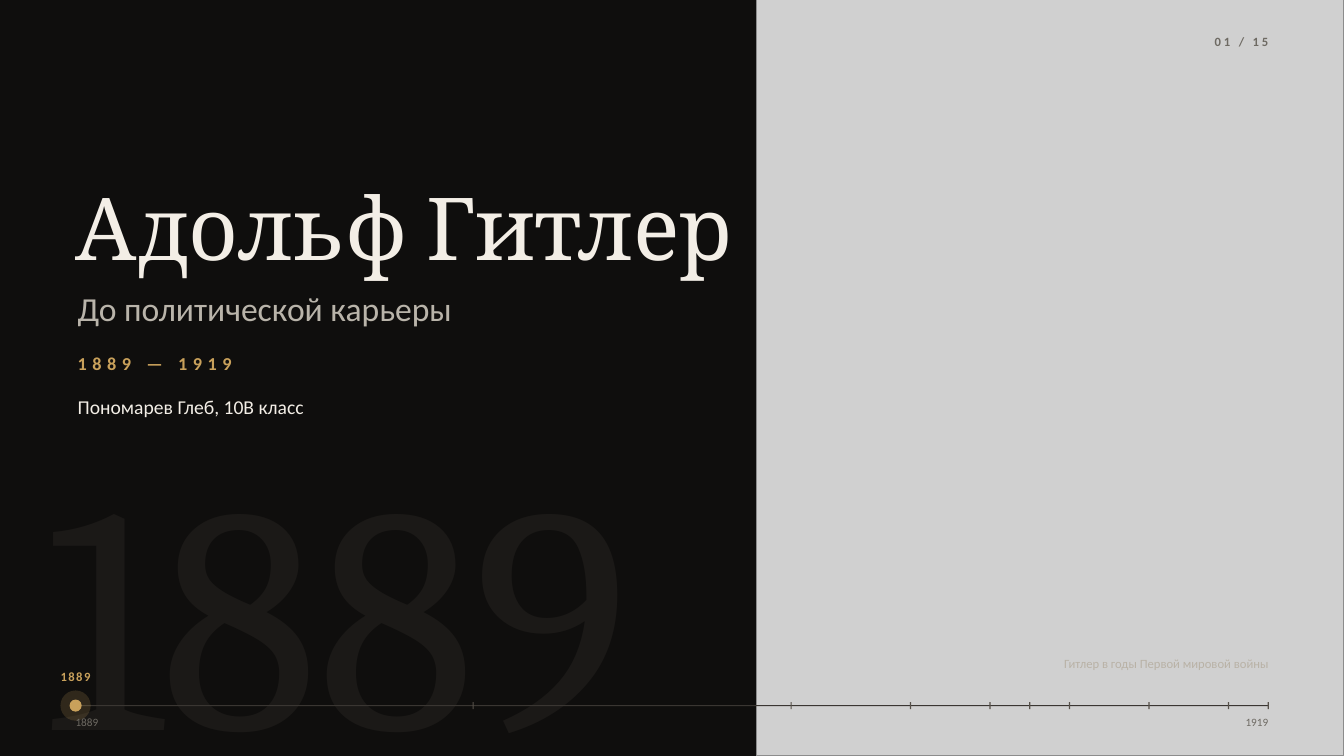
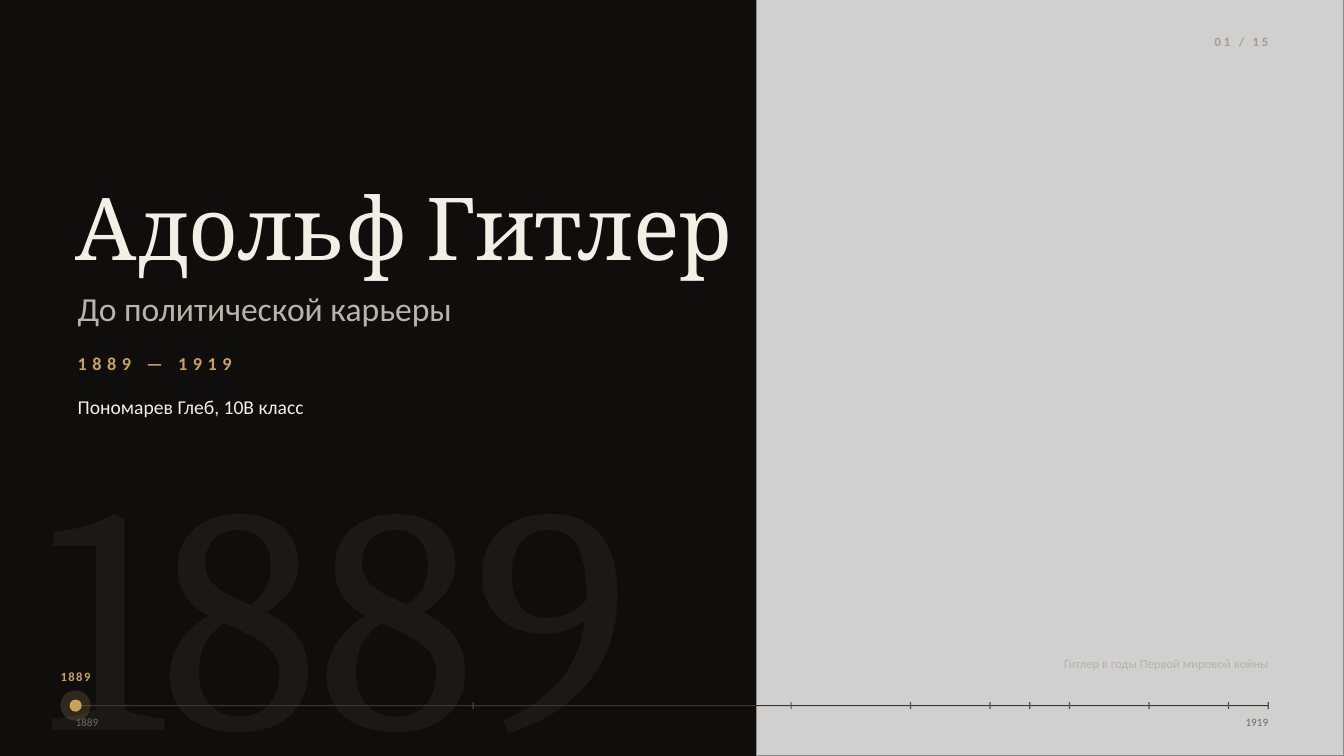
Before and after one commit to EpicGold/DDD, a slide deck: slide 1 of presentation-hitler/Гитлер_до_политической_карьеры_1889-1919.pptx. Drawn at 1344x756 pixels with LibreOffice and Linux fonts; fonts in the diff are those of the drawing; grey boxes stand for pictures; background and template pictures are left out. Boxes give left, top, right and bottom in pixels: in the first picture for what was removed or moved away, otherwise in the second. Text is boxed around its words. In the diff, an @@ line names an element or a change of style, - is before the commit and + after.

```diff
--- a/presentation-hitler/Гитлер_до_политической_карьеры_1889-1919.pptx
+++ b/presentation-hitler/Гитлер_до_политической_карьеры_1889-1919.pptx
@@ text "01 / 15" at box(1215, 38, 1269, 46): text colour #6E6A63 to #A39C90 @@
```
Also in this commit, not shown: 14 other slides changed, 4 other files.
